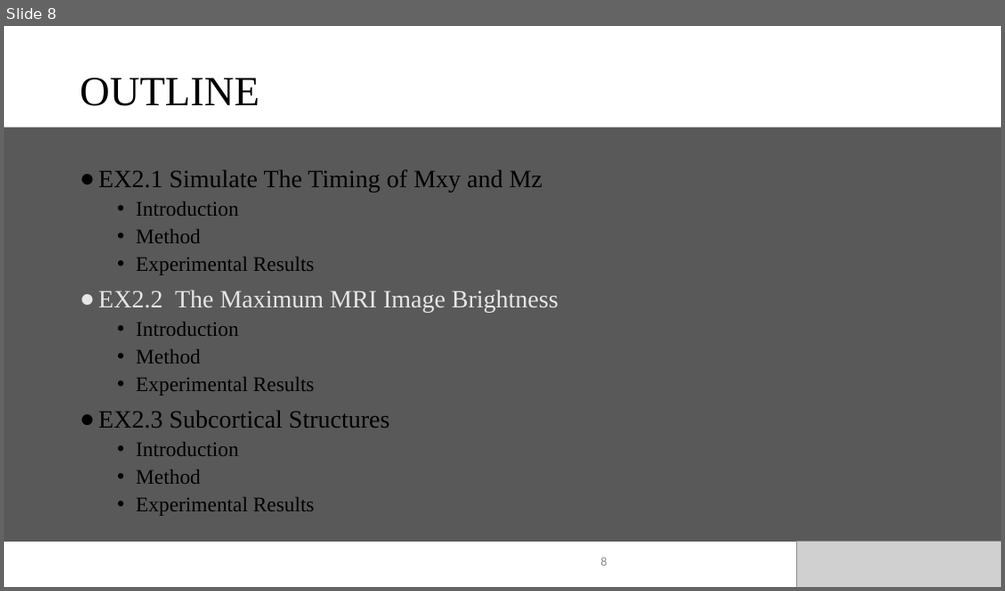
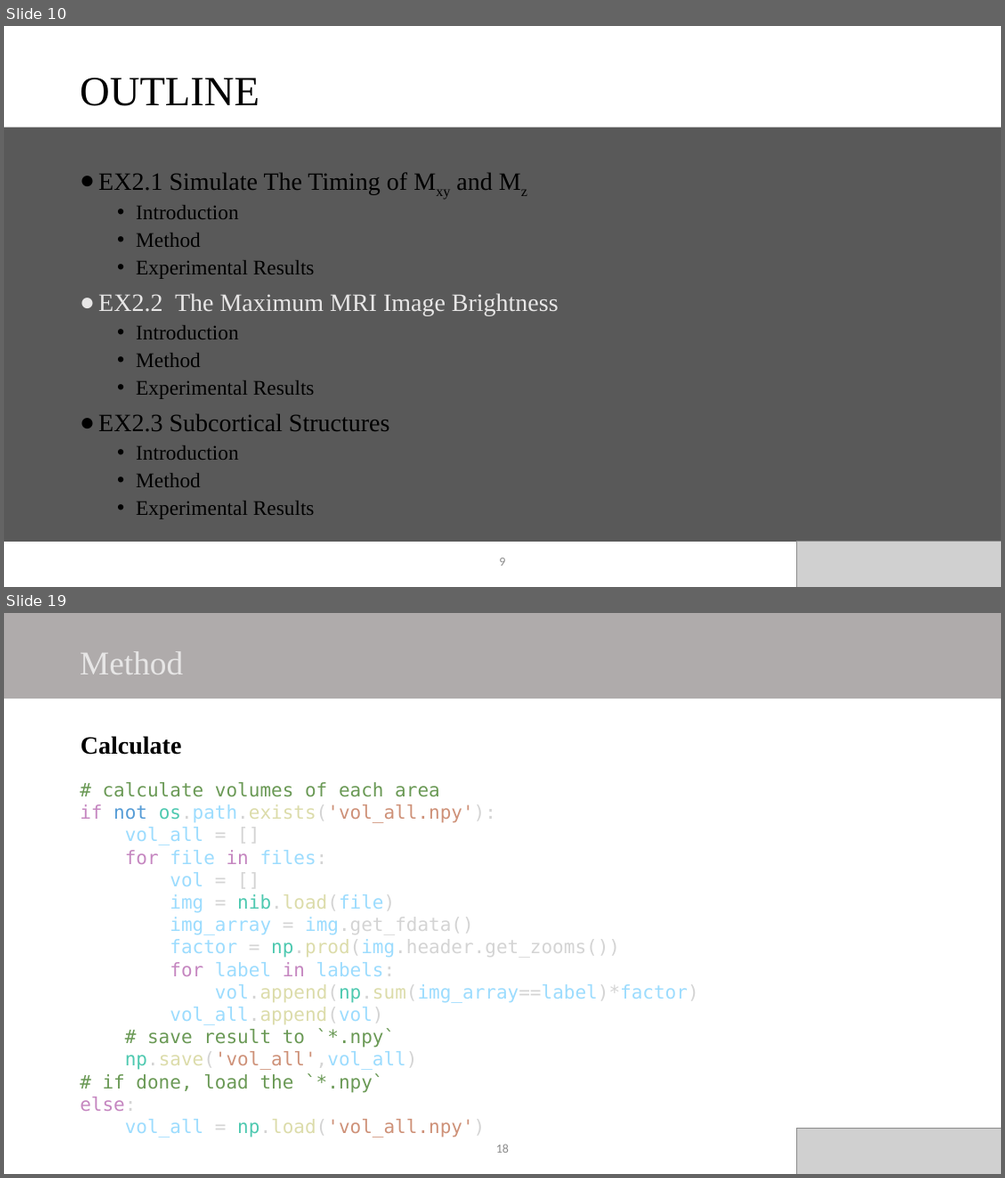
Before and after one commit to DanielHo-BS/MRI, a slide deck: FLASH_HW2/HW2.pptx. Shown one above the other, each under a label of ours: slide 8 before the commit, slides 10 and 19 after it; the slides between them are not shown. The pictures are 1005x591 and 1005x1178 pixels, drawn with LibreOffice and Linux fonts; fonts in the diff are those of the drawing; grey boxes stand for pictures. Boxes give left, top, right and bottom in pixels: in the first picture for what was removed or moved away, otherwise in the second. Text is boxed around its words. In the diff, an @@ line names an element or a change of style, - is before the commit and + after.

```diff
--- a/FLASH_HW2/HW2.pptx
+++ b/FLASH_HW2/HW2.pptx
@@ slide 19 added at [4,613,1001,1174], background #FFFFFF @@
@@ rectangle added at [4,613,1001,699], fill #AFABAB @@
@@ text added at [80,651,183,674], 32 pt, text #E7E6E6 @@
+Method
@@ text added at [81,736,181,755], 24 pt, text #000000, bold @@
+Calculate
@@ text added at [80,782,699,1137], 18 pt, text #9CDCFE @@
+# calculate volumes of each area
+if not os.path.exists('vol_all.npy'):
+vol_all = []
+for file in files:
+vol = []
+img = nib.load(file)
+img_array = img.get_fdata()
+factor = np.prod(img.header.get_zooms())
+for label in labels:
+vol.append(np.sum(img_array==label)*factor)
+vol_all.append(vol)
+# save result to `*.npy`
+np.save('vol_all',vol_all)
+# if done, load the `*.npy`
+else:
+vol_all = np.load('vol_all.npy')
@@ page number added at [496,1143,509,1152], 12 pt, text #8C8C8C @@
+18
@@ picture added at [797,1128,1001,1174] @@
@@ what was slide 8 is now slide 10 @@
@@ slide 10 changed as well @@
@@ text at [98,172,492,195]: now subscript in "Mxy Mz" @@
@@ page number at [499,557,505,565]: text changed @@
-8
+9
```
Also in this commit, not shown: 2 other slides changed, 22 other slides added, 7 slides removed, 6 other files.
